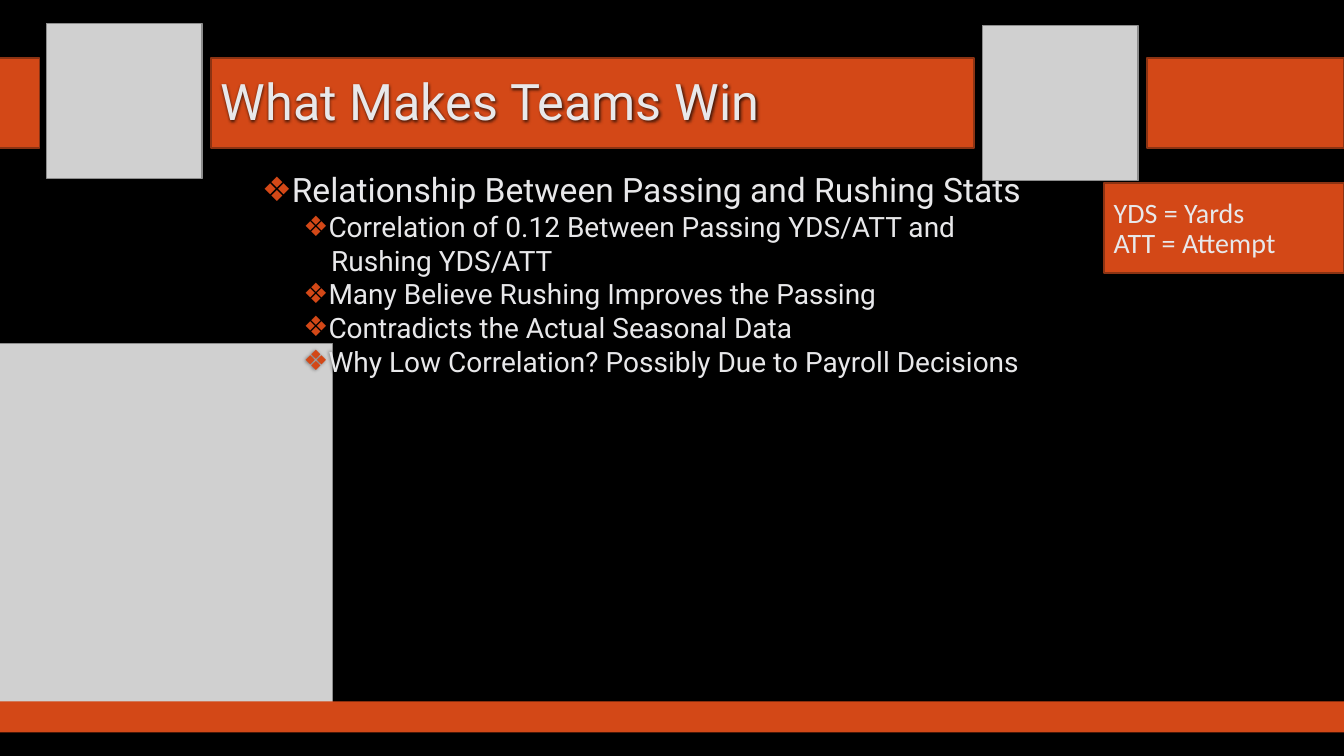
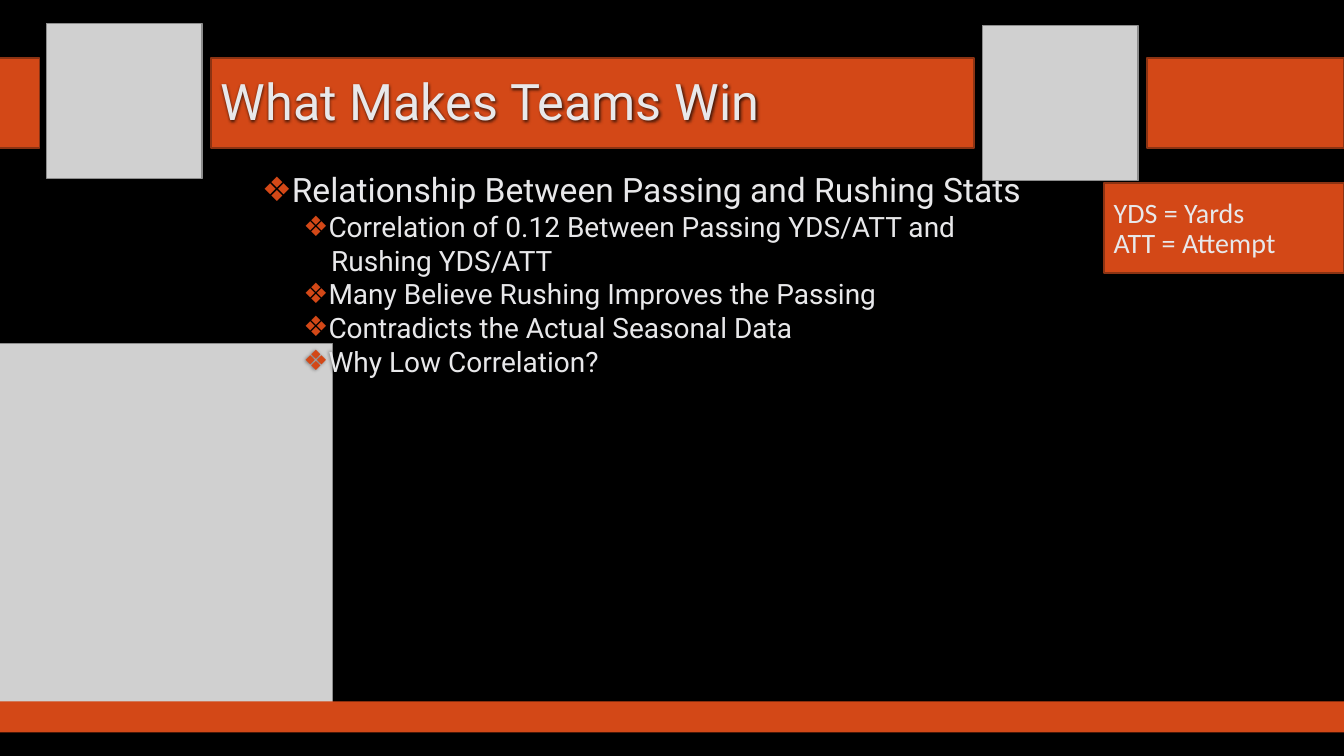
Before and after one commit to SuperMarioGiacomazzo/STOR538_WEBSITE, a slide deck: slide 9 of Slides/Football 1/Footballl_1_Lecture.pptx. Drawn at 1344x756 pixels with LibreOffice and Linux fonts; fonts in the diff are those of the drawing; grey boxes stand for pictures; background and template pictures are left out. Boxes give left, top, right and bottom in pixels: in the first picture for what was removed or moved away, otherwise in the second. Text is boxed around its words. In the diff, an @@ line names an element or a change of style, - is before the commit and + after.

```diff
--- a/Slides/Football 1/Footballl_1_Lecture.pptx
+++ b/Slides/Football 1/Footballl_1_Lecture.pptx
@@ text at <box>329,346,599,379</box>: text changed @@
-  ❖ Why Low Correlation? Possibly Due to Payroll Decisions
+  ❖ Why Low Correlation?
```
Also in this commit, not shown: 1 slide added, 10 other files.
